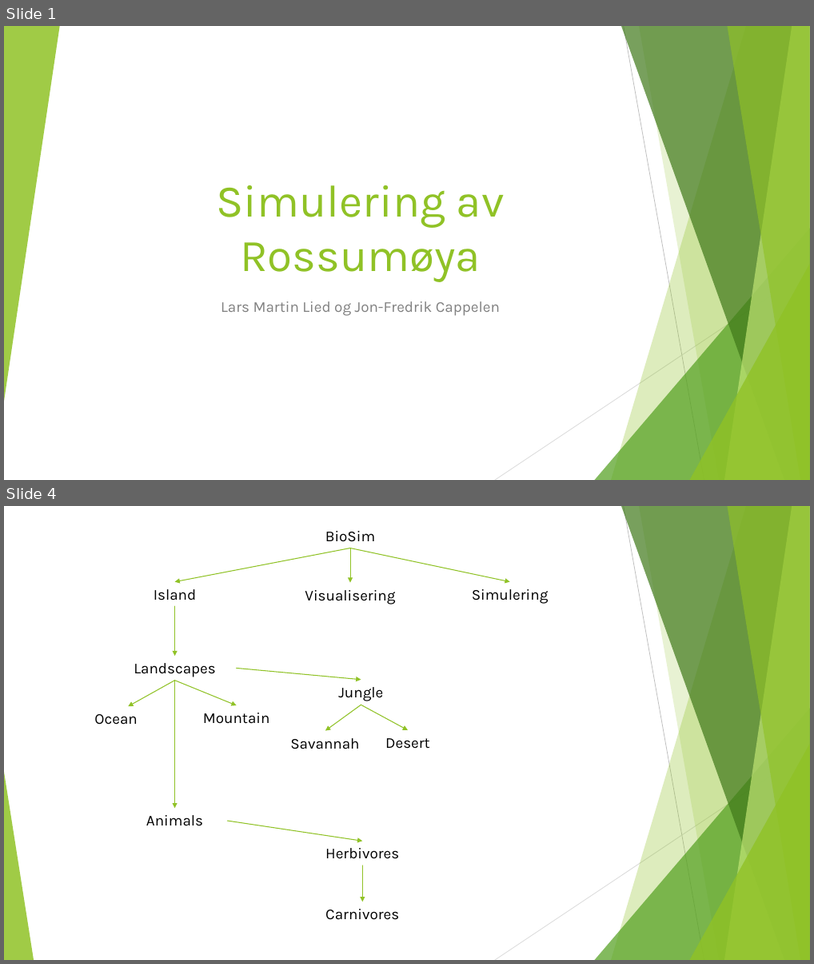
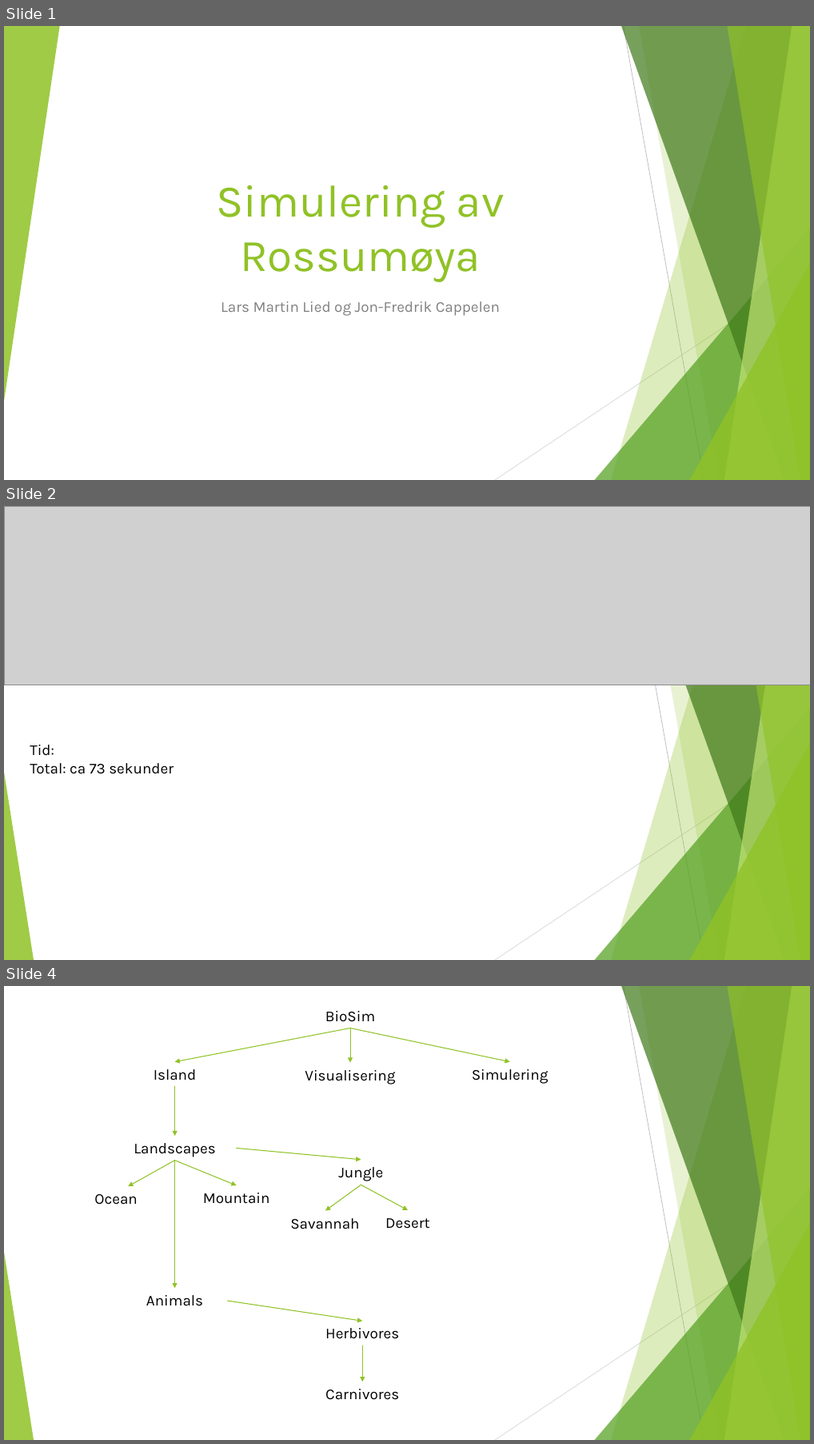
Before and after one commit to larly77/biosim-project, a slide deck: presentation/presbiosim.pptx. Shown one above the other, each under a label of ours: slides 1 and 4 before the commit, slides 1, 2 and 4 after it; the slides between them are not shown. The pictures are 814x964 and 814x1444 pixels, drawn with LibreOffice and Linux fonts; fonts in the diff are those of the drawing; grey boxes stand for pictures. Boxes give left, top, right and bottom in pixels: in the first picture for what was removed or moved away, otherwise in the second. Text is boxed around its words. In the diff, an @@ line names an element or a change of style, - is before the commit and + after.

```diff
--- a/presentation/presbiosim.pptx
+++ b/presentation/presbiosim.pptx
@@ slide 2 added at box(4, 506, 810, 960), background #FFFFFF; not listed: 10 template elements that a slide beside it also shows @@
@@ picture added at box(5, 506, 810, 684) @@
@@ text added at box(30, 744, 174, 774), 18 pt, text #000000 @@
+Tid:
+Total: ca 73 sekunder
```
Also in this commit, not shown: 5 other slides added, 2 slides removed.
